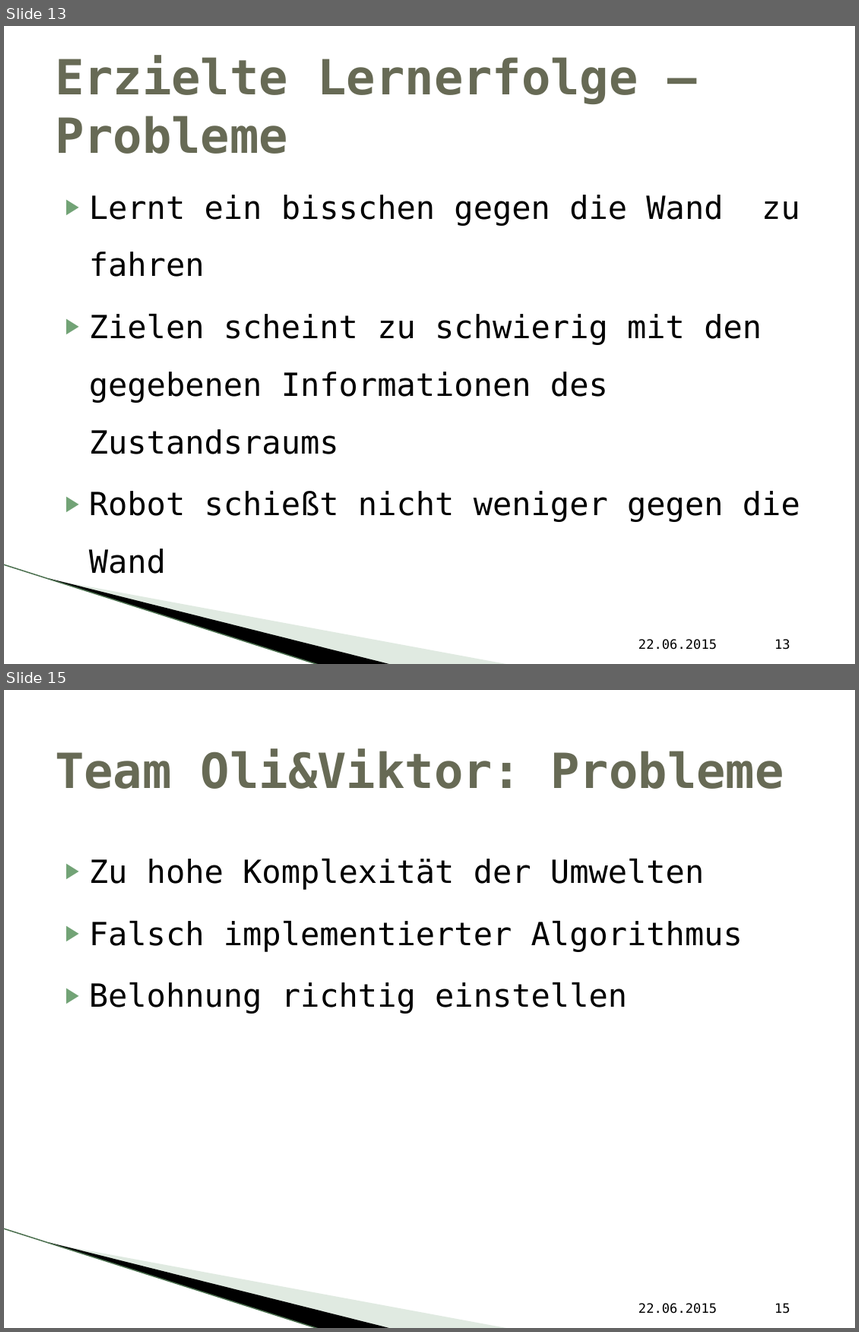
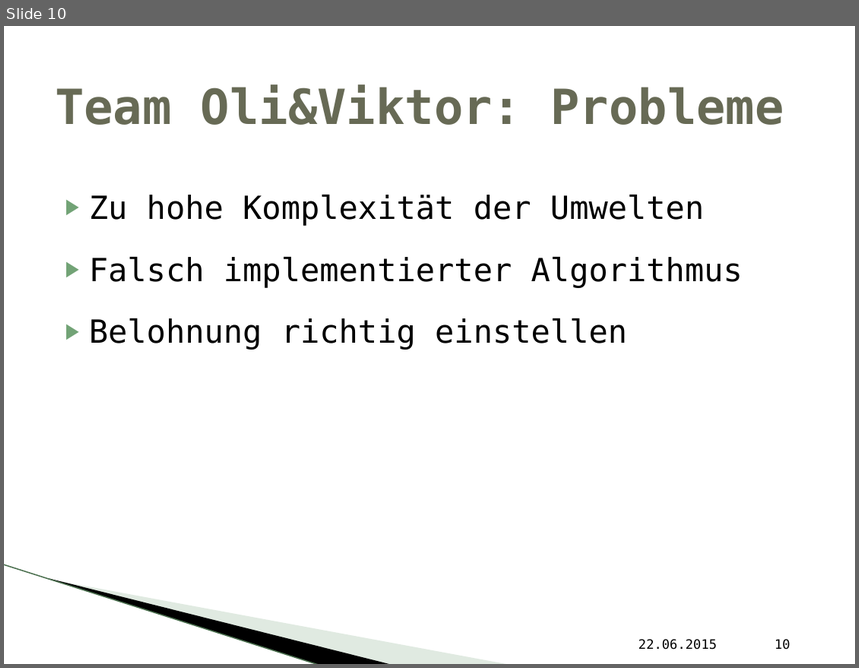
Before and after one commit to vikwin/HAW-LernendeAgenten_RC, a slide deck: Präsentation/LARC_Abschlusspräsentation.pptx. Shown one above the other, each under a label of ours: slides 13 and 15 before the commit, slide 10 after it; the slides between them are not shown. The pictures are 859x1332 and 859x668 pixels, drawn with LibreOffice and Linux fonts; fonts in the diff are those of the drawing; background and template pictures are left out. Boxes give left, top, right and bottom in pixels: in the first picture for what was removed or moved away, otherwise in the second. Text is boxed around its words. In the diff, an @@ line names an element or a change of style, - is before the commit and + after.

```diff
--- a/Präsentation/LARC_Abschlusspräsentation.pptx
+++ b/Präsentation/LARC_Abschlusspräsentation.pptx
@@ slide 13 removed at (x1=4, y1=26, x2=855, y2=664), background #FFFFFF; not listed: 3 template elements that a slide beside it also shows @@
@@ title removed at (x1=55, y1=56, x2=638, y2=154) @@
-Erzielte Lernerfolge – Probleme
@@ text removed at (x1=89, y1=195, x2=800, y2=574) @@
-▶ Lernt ein bisschen gegen die Wand zu fahren
-▶ Zielen scheint zu schwierig mit den gegebenen Informationen des Zustandsraums
-▶ Robot schießt nicht weniger gegen die Wand
@@ text removed at (x1=639, y1=639, x2=717, y2=650) @@
-22.06.2015
@@ page number removed at (x1=775, y1=639, x2=791, y2=650) @@
-13
@@ what was slide 15 is now slide 10 @@
@@ page number at (x1=775, y1=639, x2=791, y2=650): text changed @@
-15
+10
```
Also in this commit, not shown: 4 slides changed, 4 other slides removed.
